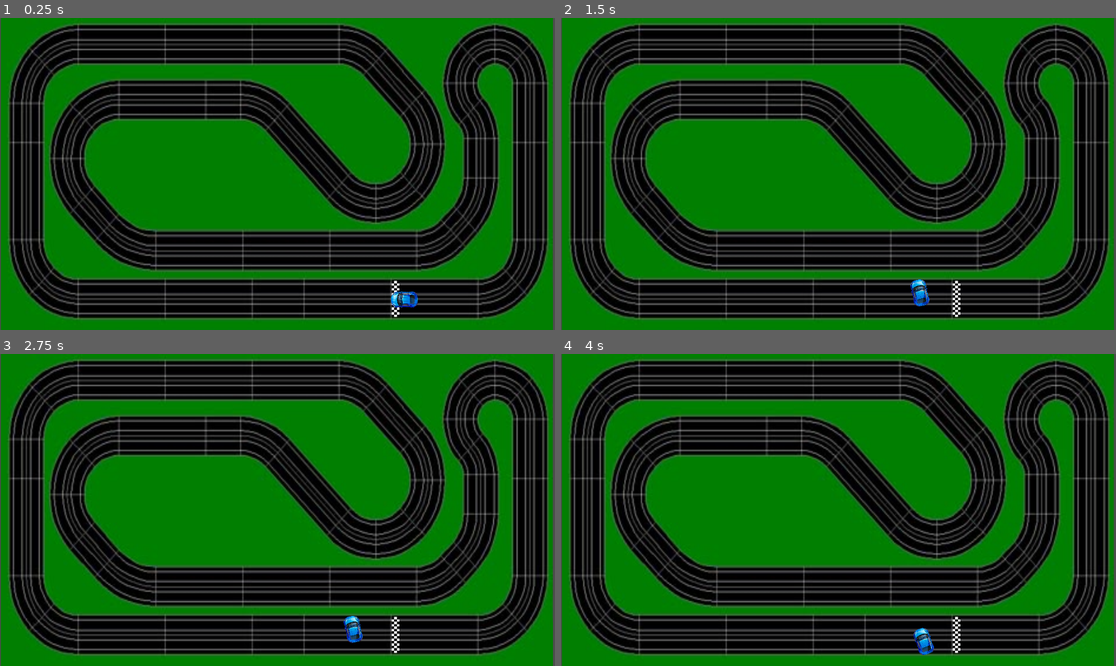
Above: before the commit, frames 1-4 (two rows, left to right).
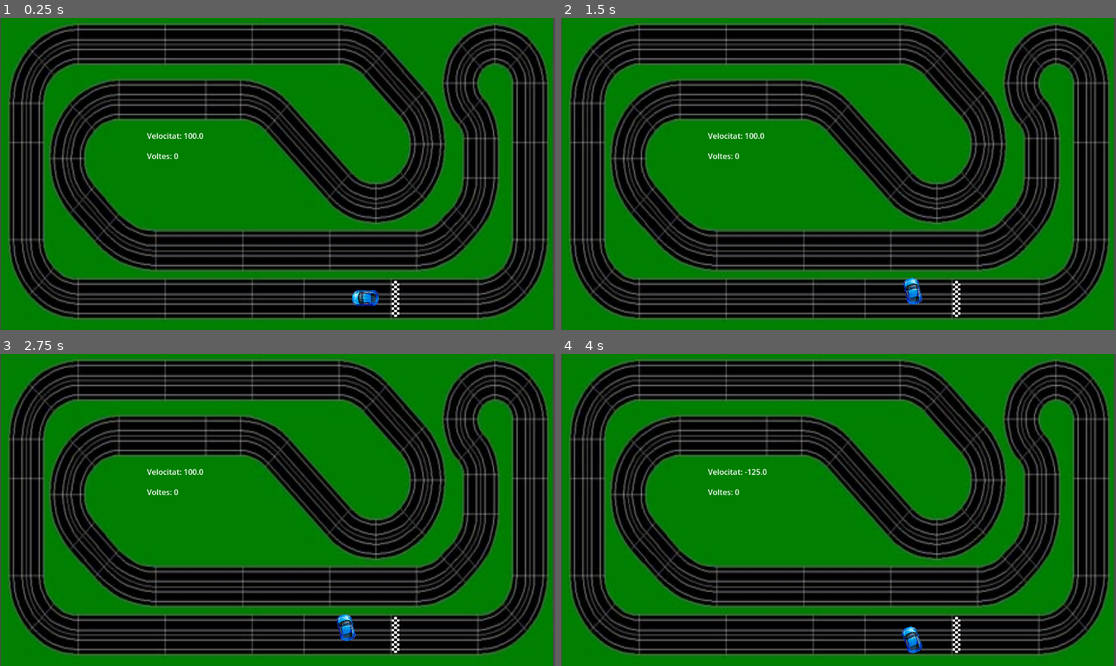
Above: after the commit, the same moments.

Repository: ferranfite/Joc_de_pro
Game: Godot game, scene res://node_2d.tscn
The game is run twice, just before and just after one commit, with the same random seed, the same clock (stepped at 60 frames per second) and the same inputs.
Inputs:
- Up to frame 1 (0.25 s): no input
- Up to frame 2 (1.5 s): tap Enter (accelera) at 0.5 s; hold Enter (accelera) 0.53-1.28 s; hold Right (dreta) 0.53-1.28 s; tap Up (endevant) at 1.35 s
- Up to frame 3 (2.75 s): hold Enter (accelera) from 2.03 s (still down); hold Down (enrere) from 2.03 s (still down)
- Up to frame 4 (4 s): release Down (enrere) at 2.78 s; tap Left (esquerra) at 2.85 s; release Enter (accelera) at 3.53 s; hold Space (frena) from 3.53 s (still down)

The runs differ from the first frame. In frame 1, 0.6% of the frame differs, in the area x 26-76%, y 36-93%; in frame 2, 0.5%; in frame 3, 0.5%; in frame 4, 0.6%.

Commit message:
labels vel. i voltes
s'han afegit els labels vel. i voltes al circuit amb les seves variables corresponents aplicades.

Diff:
--- a/character_body_2d.gd
+++ b/character_body_2d.gd
@@ -3,6 +3,9 @@
 var direccio : Vector2 = Vector2.LEFT
 var gas := 150
 var fre = 300
+var voltes = 0
+
+
 
 func _process(delta: float) -> void:
 	if Input.is_action_pressed("dreta"):
@@ -22,6 +25,14 @@
 	velocity = direccio * velocitat
 	move_and_slide()
 	rotation = direccio.angle()
+	print(velocitat)
+	get_node("/root/Node2D/StaticBody2D/velocitat").text = "Velocitat: " + str(velocitat)
+
+
+
+
+
+
 
 
 
@@ -35,3 +46,11 @@
 	#anima(velocity, delta)
 #func anima(velocity:Vector2, delta: float) -> void:
 	#var velocitat_angular := 0.05
+
+
+
+
+func _on_area_2d_body_entered(body: Node2D) -> void:
+	if body == self:
+		voltes += 1
+		get_node("/root/Node2D/StaticBody2D/VoltesLabel").text = "Voltes: " + str(voltes)
--- a/node_2d.tscn
+++ b/node_2d.tscn
@@ -96,6 +96,10 @@
 [sub_resource type="CapsuleShape2D" id="CapsuleShape2D_ovtsk"]
 radius = 21.0
 height = 76.0
+
+[sub_resource type="SegmentShape2D" id="SegmentShape2D_2nhjh"]
+a = Vector2(-20, 37)
+b = Vector2(-20, 129)
 
 [node name="Node2D" type="Node2D"]
 
@@ -297,7 +301,21 @@
 [node name="CollisionShape2D22" type="CollisionShape2D" parent="StaticBody2D"]
 shape = SubResource("SegmentShape2D_e8dv2")
 
-[node name="Meta" type="Sprite2D" parent="."]
+[node name="velocitat" type="Label" parent="StaticBody2D"]
+offset_left = 305.0
+offset_top = 233.0
+offset_right = 392.0
+offset_bottom = 282.0
+text = "vel."
+
+[node name="VoltesLabel" type="Label" parent="StaticBody2D"]
+offset_left = 305.0
+offset_top = 275.0
+offset_right = 409.0
+offset_bottom = 333.0
+text = "Voltes: 0"
+
+[node name="Meta" type="Sprite2D" parent="StaticBody2D"]
 position = Vector2(821, 583.605)
 rotation = 1.5708
 scale = Vector2(0.163531, 0.182334)
@@ -310,10 +328,20 @@
 script = ExtResource("2_83ktr")
 
 [node name="Cotxe" type="Sprite2D" parent="CharacterBody2D"]
+position = Vector2(126.563, 4.41146)
 rotation = -6.28319
 scale = Vector2(0.203451, 0.238844)
 texture = ExtResource("2_tfcg1")
 
 [node name="CollisionShape2D" type="CollisionShape2D" parent="CharacterBody2D"]
+position = Vector2(121.875, 2.94089)
 rotation = 1.5708
 shape = SubResource("CapsuleShape2D_ovtsk")
+
+[node name="Area2D" type="Area2D" parent="."]
+
+[node name="CollisionShape2D" type="CollisionShape2D" parent="Area2D"]
+position = Vector2(834, 501)
+shape = SubResource("SegmentShape2D_2nhjh")
+
+[connection signal="body_entered" from="Area2D" to="CharacterBody2D" method="_on_area_2d_body_entered"]
Not shown: 1 places in node_2d.tscn that only renumber resources
